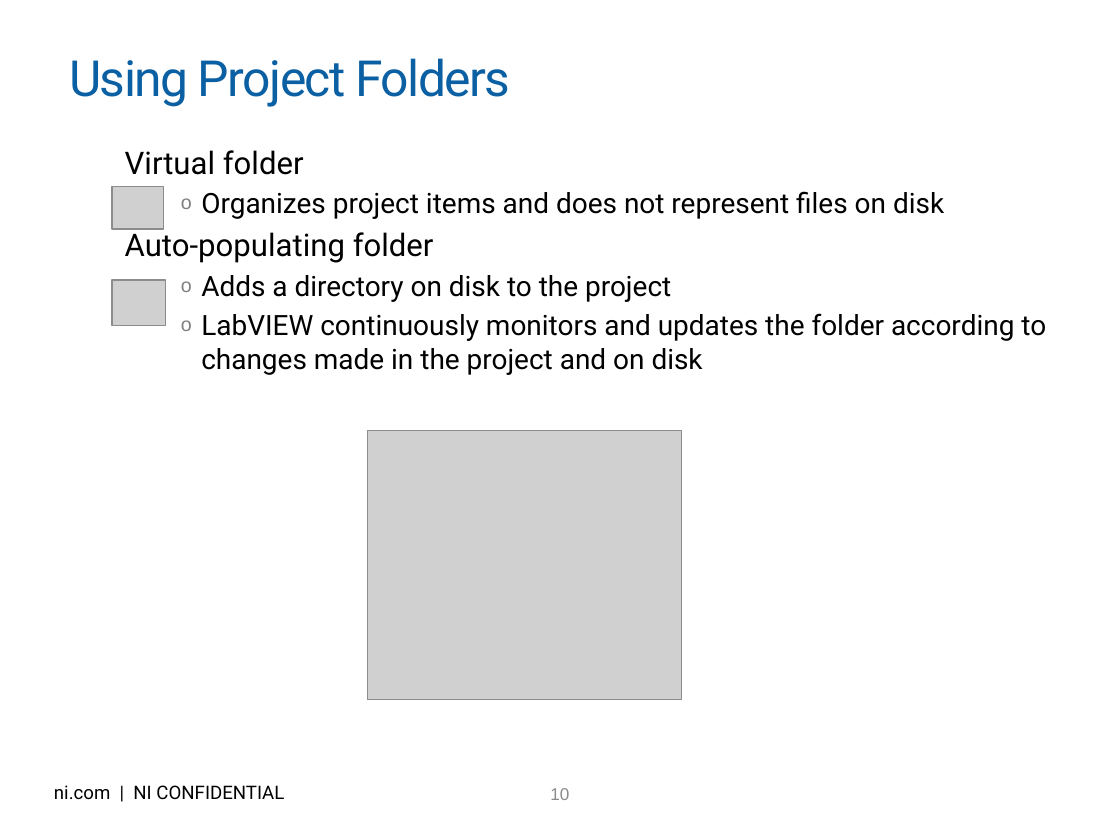
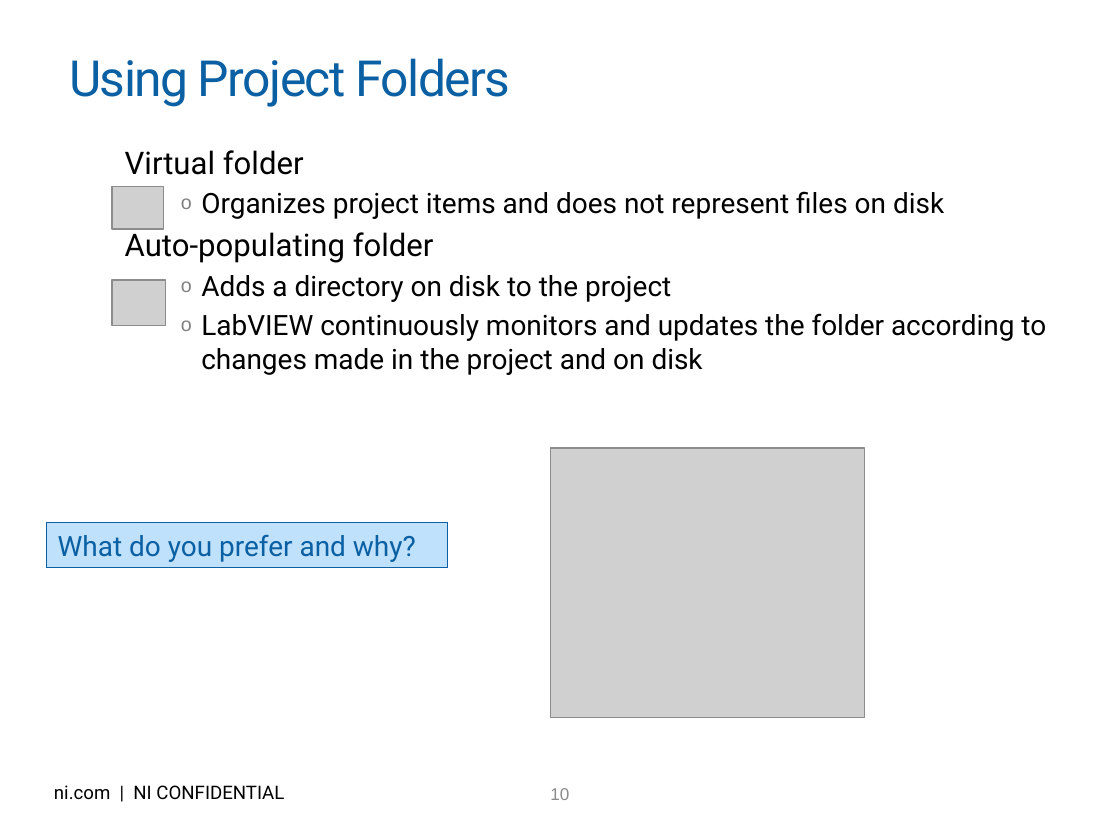
Before and after one commit to njhollenback/Presentations, a slide deck: slide 10 of LV for Advanced Apps - 10 Keys to Success - .pptx. Drawn at 1120x840 pixels with LibreOffice and Linux fonts; fonts in the diff are those of the drawing; grey boxes stand for pictures; background and template pictures are left out. Boxes give left, top, right and bottom in pixels: in the first picture for what was removed or moved away, otherwise in the second. Text is boxed around its words. In the diff, an @@ line names an element or a change of style, - is before the commit and + after.

```diff
--- a/LV for Advanced Apps - 10 Keys to Success - .pptx
+++ b/LV for Advanced Apps - 10 Keys to Success - .pptx
@@ picture: place and size @@
-picture at <box>367,430,681,700</box>
+picture at <box>551,448,865,718</box>
@@ rectangle added at <box>47,523,448,568</box>, fill #BFE1FB, outline #0A60A3 0.75 pt, 18 pt, text #0A60A3 @@
+What do you prefer and why?
```
Also in this commit, not shown: 5 other slides changed, 1 slide removed.
